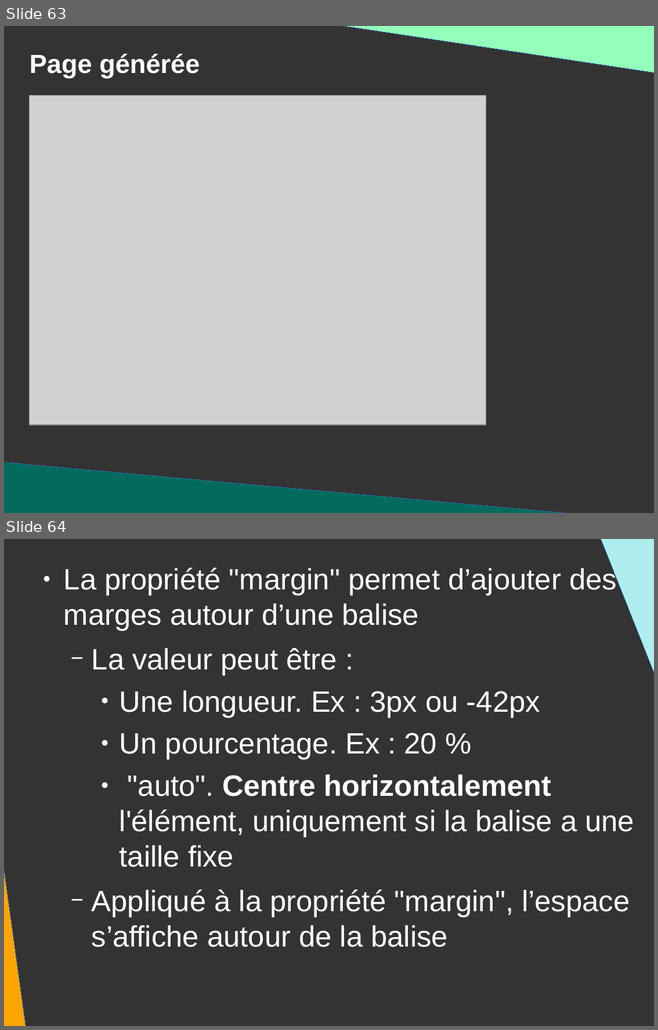
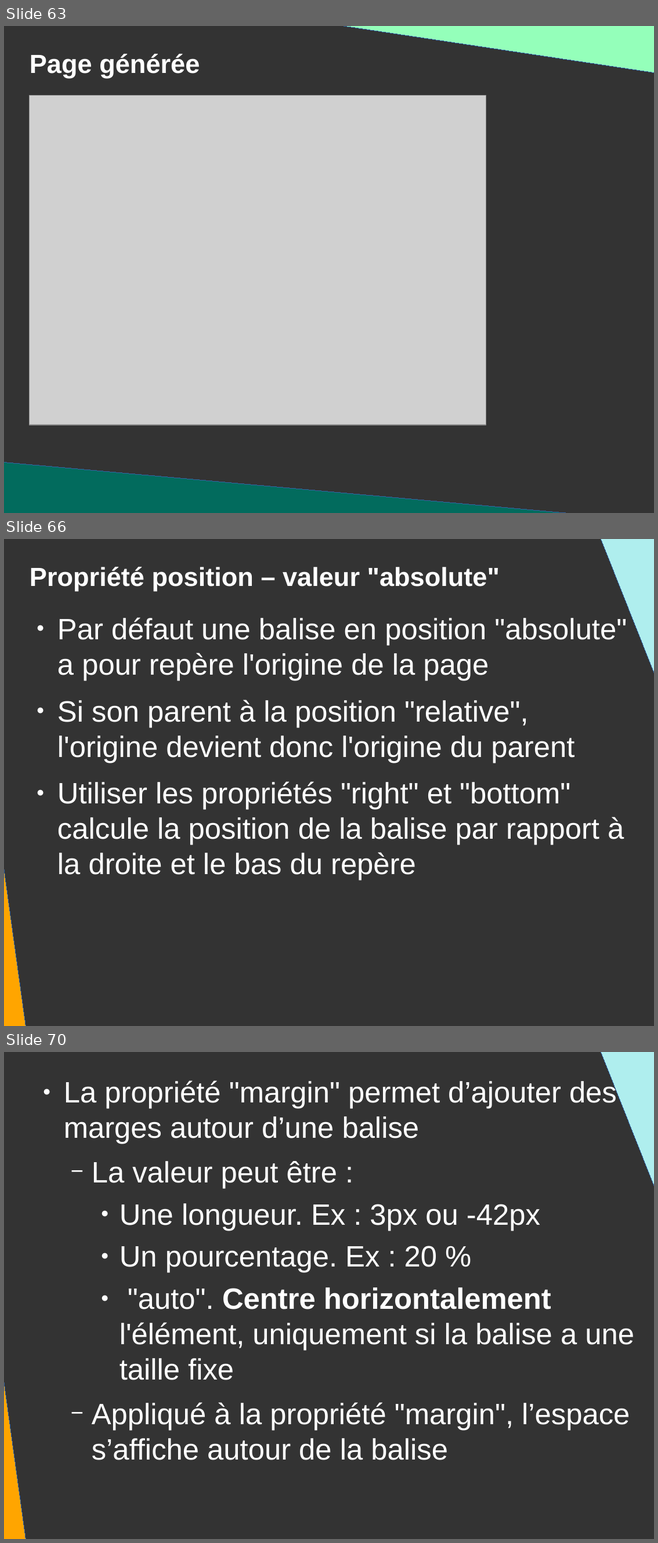
Before and after one commit to DanYellow/presentations, a slide deck: mmi/html/travaux-pratiques/numero-2/presentation.odp. Shown one above the other, each under a label of ours: slides 63 and 64 before the commit, slides 63, 66 and 70 after it; the slides between them are not shown. The pictures are 658x1030 and 658x1543 pixels, drawn with LibreOffice and Linux fonts; fonts in the diff are those of the drawing; grey boxes stand for pictures. Boxes give left, top, right and bottom in pixels: in the first picture for what was removed or moved away, otherwise in the second. Text is boxed around its words. In the diff, an @@ line names an element or a change of style, - is before the commit and + after.

```diff
--- a/mmi/html/travaux-pratiques/numero-2/presentation.odp
+++ b/mmi/html/travaux-pratiques/numero-2/presentation.odp
@@ slide 66 added at (4, 539, 654, 1026), background #333333 @@
@@ right triangle added at (593, 539, 654, 773), fill #AFEEEE, outline #3465A4 0 pt @@
@@ title added at (30, 567, 499, 591), 32 pt, text #FFFFFF, bold @@
+Propriété position – valeur "absolute"
@@ right triangle added at (4, 614, 28, 1026), fill #FFA500, outline #3465A4 0 pt @@
@@ text added at (57, 617, 626, 881), 36 pt, text #FFFFFF @@
+● Par défaut une balise en position "absolute" a pour repère l'origine de la page
+● Si son parent à la position "relative", l'origine devient donc l'origine du parent
+● Utiliser les propriétés "right" et "bottom" calcule la position de la balise par rapport à la droite et le bas du repère
@@ what was slide 64 is now slide 70 @@
```
Also in this commit, not shown: 1 slide changed, 5 other slides added, 1 other file.
